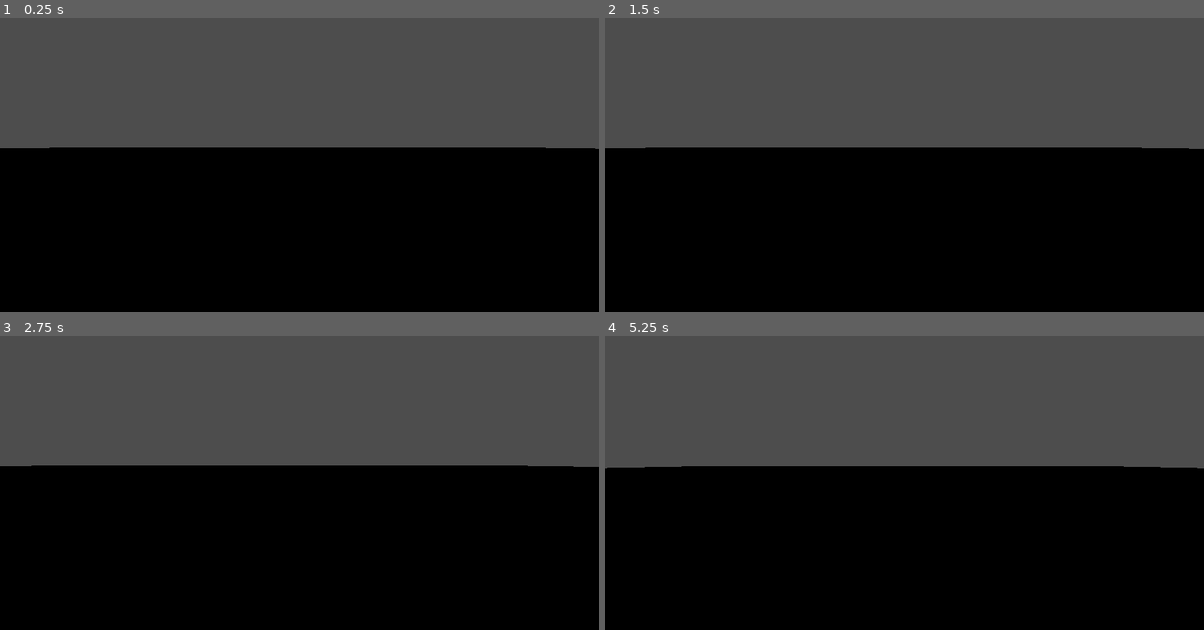
Above: before the commit, frames 1-4 (two rows, left to right).
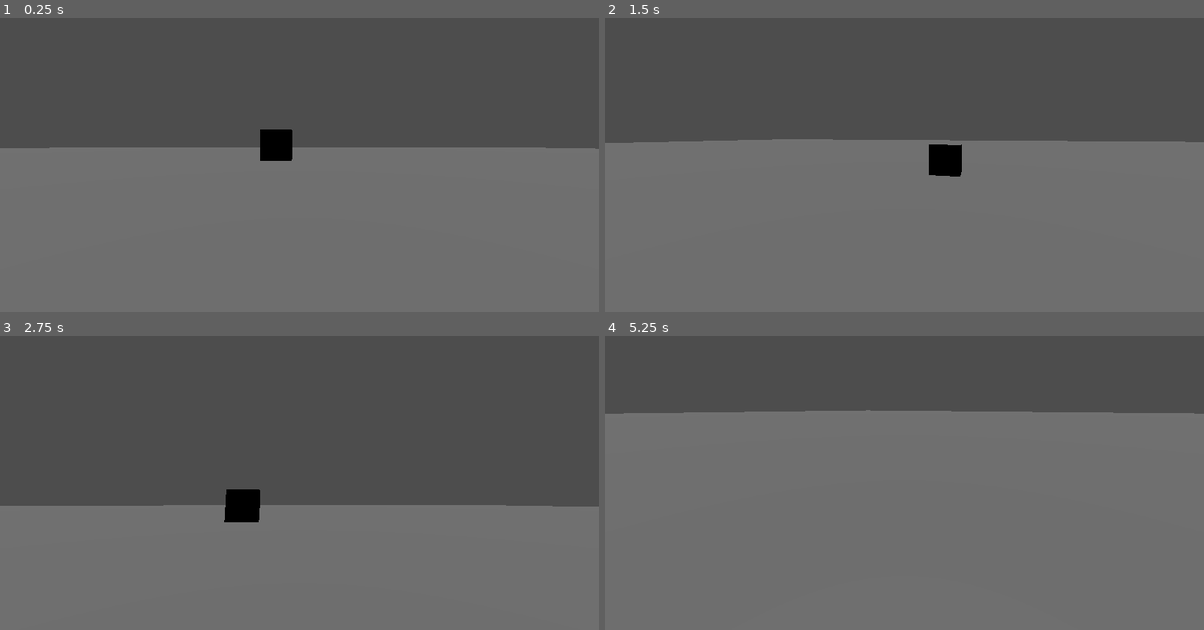
Above: after the commit, the same moments.

Repository: cmeese549/Luggage-Simulator
Game: Godot game, scene res://Level/main_level.tscn
Same seed, same stepped clock (60 frames per second), same inputs: the game is played once before the commit and once after it.
Inputs (mouse positions are in pixels of both pictures, inside the frame that each line leads up to):
- Up to frame 1 (0.25 s): no input
- Up to frame 2 (1.5 s): tap Enter (ui_accept) at 0.5, 0.6 s; move the mouse to (1036, 126) at 0.52 s; hold Right (ui_right) 0.53-1.28 s; click (1036, 126) at 0.67 s; tap Space (jump, bound only after the commit) at 0.77, 0.8, 1.07, 1.35 s; move the mouse to (784, 162) at 1.27 s; hold Down (ui_down) from 1.28 s (still down); click (784, 162) at 1.42 s
- Up to frame 3 (2.75 s): tap Space (jump, bound only after the commit) at 1.52, 1.82, 2.3 s; tap Enter (ui_accept) at 1.55, 2.1 s; move the mouse to (359, 388) at 2.02 s; release Down (ui_down) at 2.03 s; hold Right (ui_right) from 2.03 s (still down); click (359, 388) at 2.17 s
- Up to frame 4 (5.25 s): move the mouse to (874, 530) at 2.77 s; release Right (ui_right) at 2.78 s; hold Up (ui_up) 2.78-3.53 s; tap Enter (ui_accept) at 2.85, 4.35, 5.1 s; click (874, 530) at 2.92 s; tap Space (jump, bound only after the commit) at 3.02, 3.32, 3.6, 3.77, 4.07, 4.52, 4.82 s; move the mouse to (1084, 512) at 3.52 s; hold Left (ui_left) 3.53-5.03 s; click (1084, 512) at 3.67 s; tap Escape (ui_cancel) at 4.15 s; move the mouse to (724, 412) at 4.27 s; click (724, 412) at 4.42 s; move the mouse to (934, 462) at 5.02 s; hold Down (ui_down) from 5.03 s (still down); click (934, 462) at 5.17 s

The runs differ from the first frame. In frame 1, 56% of the frame differs, in the area x 0-100%, y 37-100%; in frame 2, 58%; in frame 3, 55%; in frame 4, 74%, in the area x 0-100%, y 25-100%.

Commit message:
Can now look and turn yay

Diff:
--- a/Level/main_level.tscn
+++ b/Level/main_level.tscn
@@ -20,5 +20,12 @@
 [node name="CollisionShape3D" type="CollisionShape3D" parent="Enviroment/TempGround/StaticBody3D"]
 shape = SubResource("ConcavePolygonShape3D_7ireg")
 
+[node name="CSGBox3D" type="CSGBox3D" parent="Enviroment"]
+transform = Transform3D(1, 0, 0, 0, 1, 0, 0, 0, 1, 0, 1.47571, -6.35069)
+
 [node name="Player" parent="." instance=ExtResource("1_7ireg")]
 transform = Transform3D(1, 0, 0, 0, 1, 0, 0, 0, 1, 0.755512, 1, 1.19482)
+
+[node name="DirectionalLight3D" type="DirectionalLight3D" parent="."]
+transform = Transform3D(1, 0, 0, 0, -4.37114e-08, 1, 0, -1, -4.37114e-08, 0, 48.8907, 0)
+light_energy = 0.518
--- a/player.gd
+++ b/player.gd
@@ -1,9 +1,26 @@
 extends CharacterBody3D
 
+@onready var neck = $Neck
+@onready var camera = $Neck/Camera3D
 
 const SPEED = 5.0
 const JUMP_VELOCITY = 4.5
 
+var mouse_sens = 1
+
+func _ready():
+	Input.set_mouse_mode(Input.MOUSE_MODE_CAPTURED)
+
+func _unhandled_input(event):
+	if event is InputEventMouseButton:
+		Input.set_mouse_mode(Input.MOUSE_MODE_CAPTURED)
+	if event.is_action_pressed("ui_cancel"):
+		Input.set_mouse_mode(Input.MOUSE_MODE_VISIBLE)
+	if Input.get_mouse_mode() == Input.MOUSE_MODE_CAPTURED:
+		if event is InputEventMouseMotion:
+			neck.rotate_y(-event.relative.x * mouse_sens / 800)
+			camera.rotate_x(-event.relative.y * mouse_sens / 800)
+			camera.rotation.x = clamp(camera.rotation.x, deg_to_rad(-90), deg_to_rad(90))
 
 func _physics_process(delta):
 	# Add the gravity.
@@ -11,13 +28,12 @@
 		velocity += get_gravity() * delta
 
 	# Handle jump.
-	if Input.is_action_just_pressed("ui_accept") and is_on_floor():
+	if Input.is_action_just_pressed("jump") and is_on_floor():
 		velocity.y = JUMP_VELOCITY
 
 	# Get the input direction and handle the movement/deceleration.
-	# As good practice, you should replace UI actions with custom gameplay actions.
-	var input_dir = Input.get_vector("ui_left", "ui_right", "ui_up", "ui_down")
-	var direction = (transform.basis * Vector3(input_dir.x, 0, input_dir.y)).normalized()
+	var input_dir = Input.get_vector("move_left", "move_right", "move_forward", "move_back")
+	var direction = (neck.transform.basis * Vector3(input_dir.x, 0, input_dir.y)).normalized()
 	if direction:
 		velocity.x = direction.x * SPEED
 		velocity.z = direction.z * SPEED
--- a/project.godot
+++ b/project.godot
@@ -14,3 +14,31 @@
 run/main_scene="uid://d28sbjt0i0qst"
 config/features=PackedStringArray("4.4", "Forward Plus")
 config/icon="res://icon.svg"
+
+[input]
+
+move_forward={
+"deadzone": 0.2,
+"events": [Object(InputEventKey,"resource_local_to_scene":false,"resource_name":"","device":-1,"window_id":0,"alt_pressed":false,"shift_pressed":false,"ctrl_pressed":false,"meta_pressed":false,"pressed":false,"keycode":0,"physical_keycode":87,"key_label":0,"unicode":119,"location":0,"echo":false,"script":null)
+]
+}
+move_left={
+"deadzone": 0.2,
+"events": [Object(InputEventKey,"resource_local_to_scene":false,"resource_name":"","device":-1,"window_id":0,"alt_pressed":false,"shift_pressed":false,"ctrl_pressed":false,"meta_pressed":false,"pressed":false,"keycode":0,"physical_keycode":65,"key_label":0,"unicode":97,"location":0,"echo":false,"script":null)
+]
+}
+move_right={
+"deadzone": 0.2,
+"events": [Object(InputEventKey,"resource_local_to_scene":false,"resource_name":"","device":-1,"window_id":0,"alt_pressed":false,"shift_pressed":false,"ctrl_pressed":false,"meta_pressed":false,"pressed":false,"keycode":0,"physical_keycode":68,"key_label":0,"unicode":100,"location":0,"echo":false,"script":null)
+]
+}
+move_back={
+"deadzone": 0.2,
+"events": [Object(InputEventKey,"resource_local_to_scene":false,"resource_name":"","device":-1,"window_id":0,"alt_pressed":false,"shift_pressed":false,"ctrl_pressed":false,"meta_pressed":false,"pressed":false,"keycode":0,"physical_keycode":83,"key_label":0,"unicode":115,"location":0,"echo":false,"script":null)
+]
+}
+jump={
+"deadzone": 0.2,
+"events": [Object(InputEventKey,"resource_local_to_scene":false,"resource_name":"","device":-1,"window_id":0,"alt_pressed":false,"shift_pressed":false,"ctrl_pressed":false,"meta_pressed":false,"pressed":false,"keycode":0,"physical_keycode":32,"key_label":0,"unicode":32,"location":0,"echo":false,"script":null)
+]
+}
